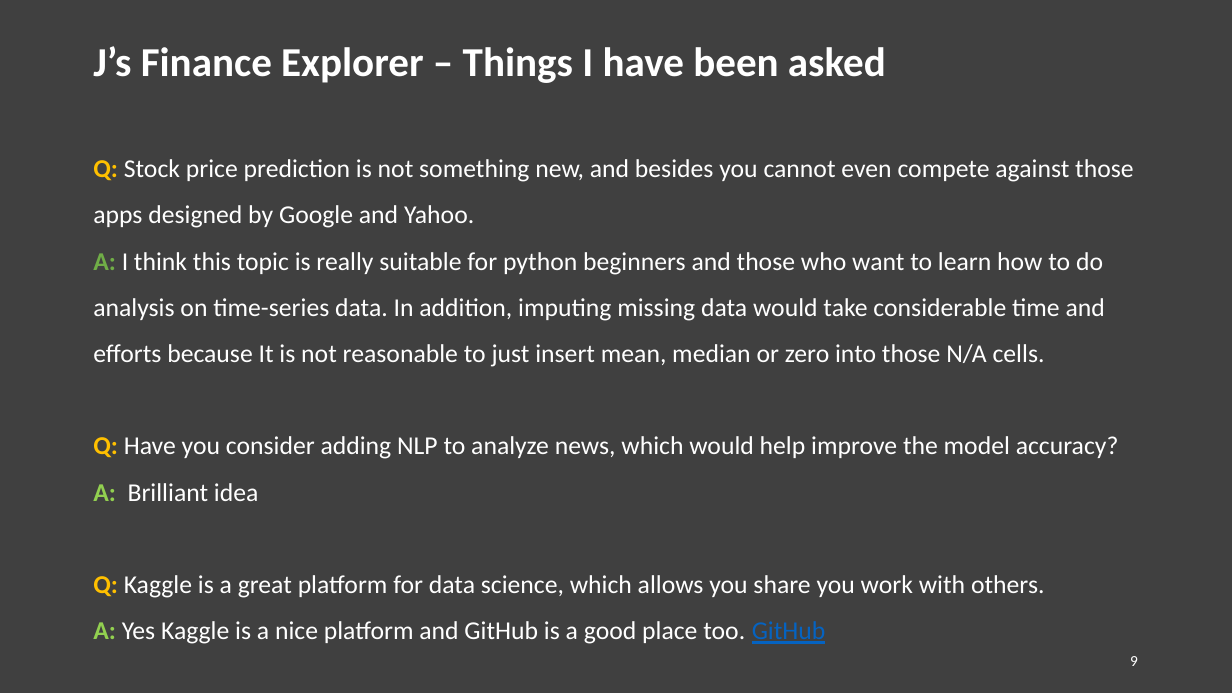
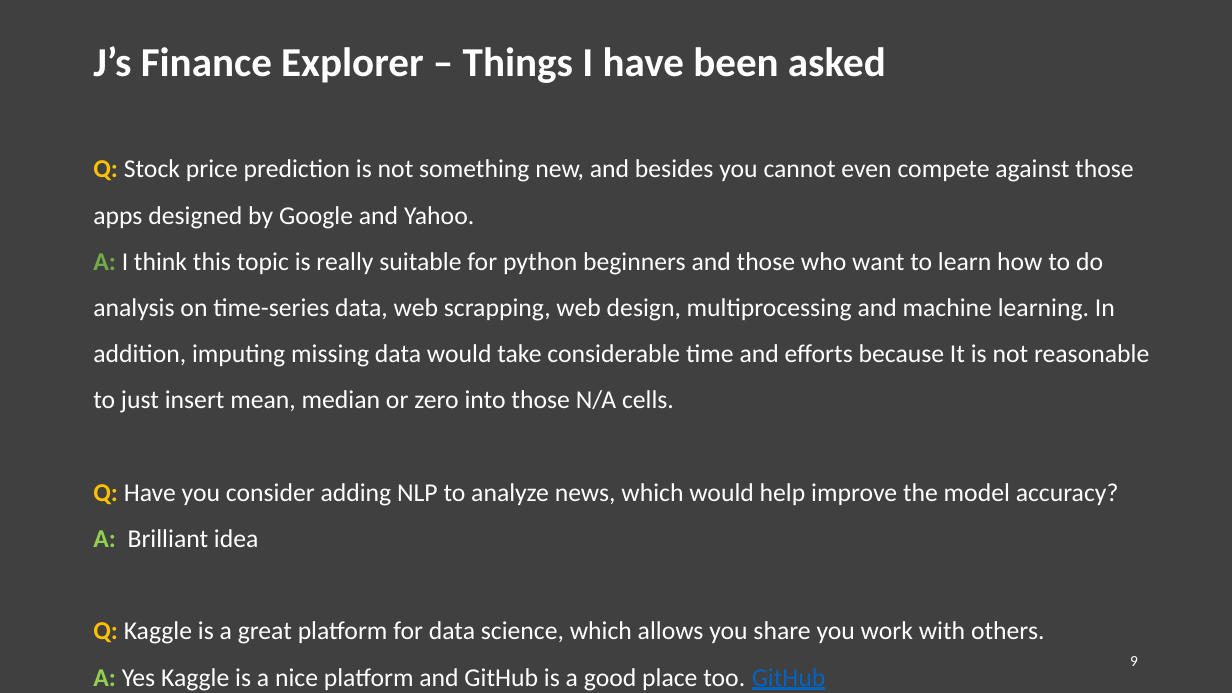
Before and after one commit to tzyychin/BUAN6340_Programming_for_Data_Science, a slide deck: slide 9 of Final_Project_Py/5-min Slides.pptx. Drawn at 1232x693 pixels with LibreOffice and Linux fonts; fonts in the diff are those of the drawing. Boxes give left, top, right and bottom in pixels: in the first picture for what was removed or moved away, otherwise in the second. Text is boxed around its words. In the diff, an @@ line names an element or a change of style, - is before the commit and + after.

```diff
--- a/Final_Project_Py/5-min Slides.pptx
+++ b/Final_Project_Py/5-min Slides.pptx
@@ text at (x1=93, y1=252, x2=1149, y2=413): text changed @@
-A: I think this topic is really suitable for python beginners and those who want to learn how to do analysis on time-series data. In addition, imputing missing data would take considerable time and efforts because It is not reasonable to just insert mean, median or zero into those N/A cells.
+A: I think this topic is really suitable for python beginners and those who want to learn how to do analysis on time-series data, web scrapping, web design, multiprocessing and machine learning. In addition, imputing missing data would take considerable time and efforts because It is not reasonable to just insert mean, median or zero into those N/A cells.
```
Also in this commit, not shown: 1 other slide changed, 1 other file.
